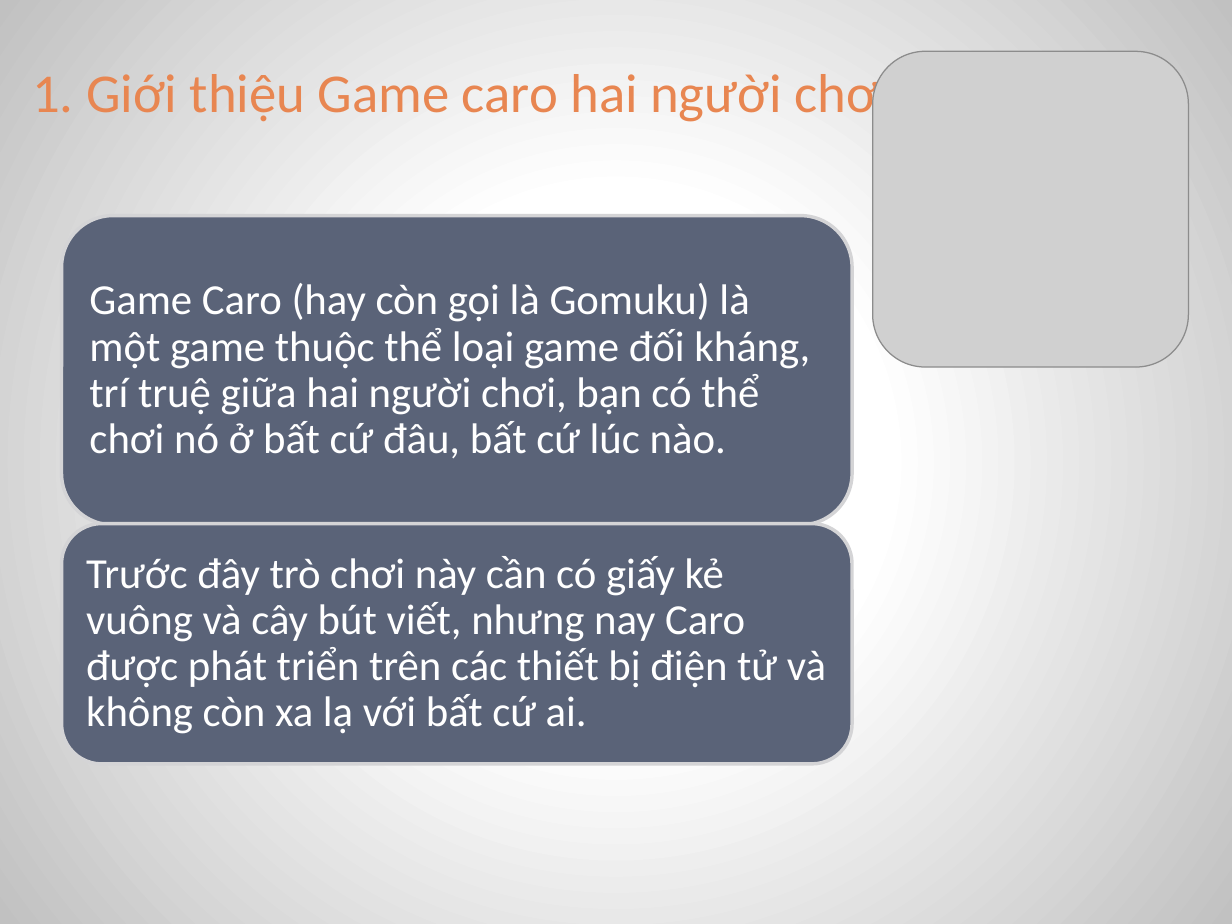
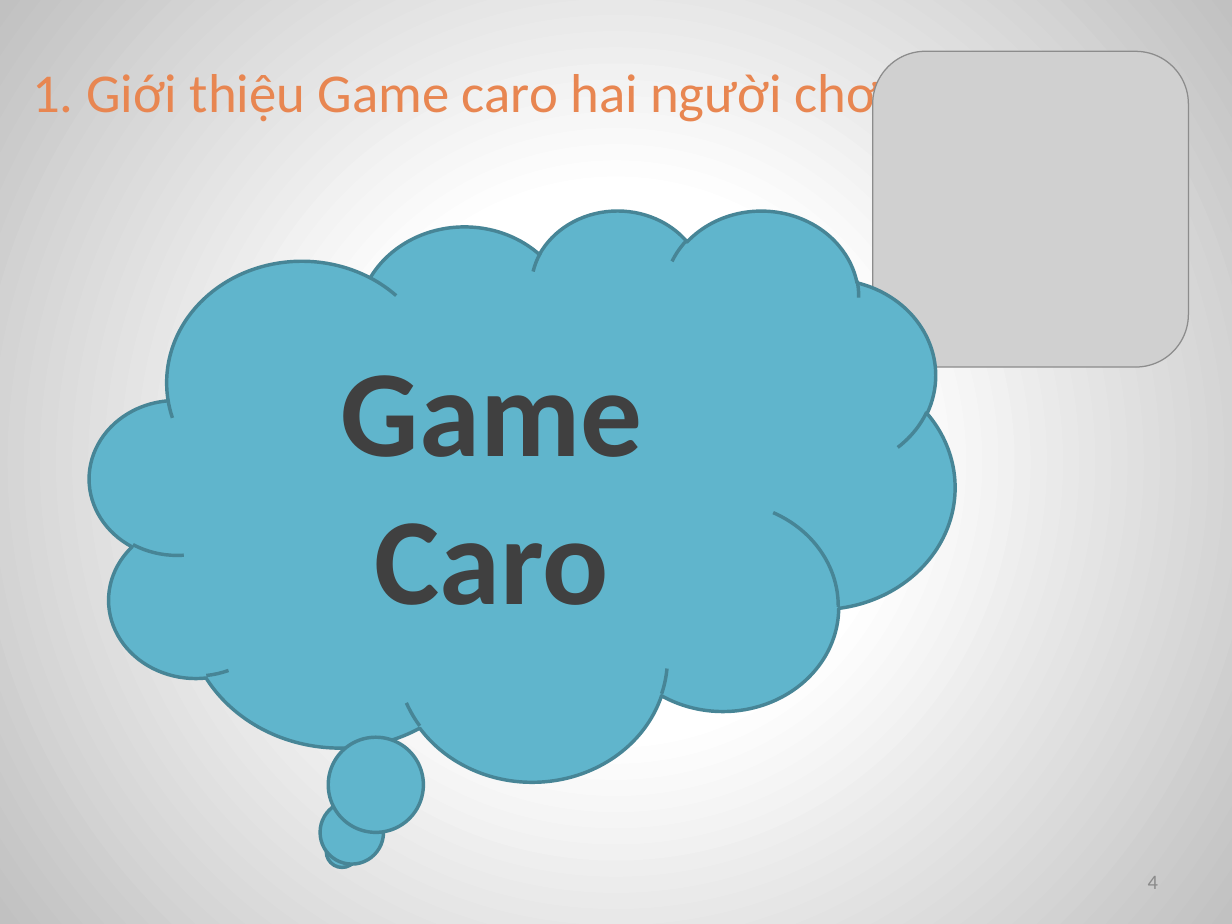
Before and after one commit to MrXiX/CARO-2-NGUOI, a slide deck: slide 4 of doancarohki1819.pptx. Drawn at 1232x924 pixels with LibreOffice and Linux fonts; fonts in the diff are those of the drawing; grey boxes stand for pictures. Boxes give left, top, right and bottom in pixels: in the first picture for what was removed or moved away, otherwise in the second. Text is boxed around its words. In the diff, an @@ line names an element or a change of style, - is before the commit and + after.

```diff
--- a/doancarohki1819.pptx
+++ b/doancarohki1819.pptx
@@ thought cloud added at [90,209,955,781], fill #60B5CC, outline #478697 2 pt, 72 pt, text pattern #808080 on #404040, bold @@
+Game Caro
@@ group removed at [62,216,853,764]: 2 rounded rectangles, 2 texts @@
-Game Caro (hay còn gọi là Gomuku) là một game thuộc thể loại game đối kháng, trí truệ giữa hai người chơi, bạn có thể chơi nó ở bất cứ đâu, bất cứ lúc nào.
-Trước đây trò chơi này cần có giấy kẻ vuông và cây bút viết, nhưng nay Caro được phát triển trên các thiết bị điện tử và không còn xa lạ với bất cứ ai.
@@ page number added at [1148,876,1158,889], 12 pt, text #8C8C8C @@
+4
```
Also in this commit, not shown: 22 other slides changed, 5 slides added, 3 slides removed, 8 other files.
